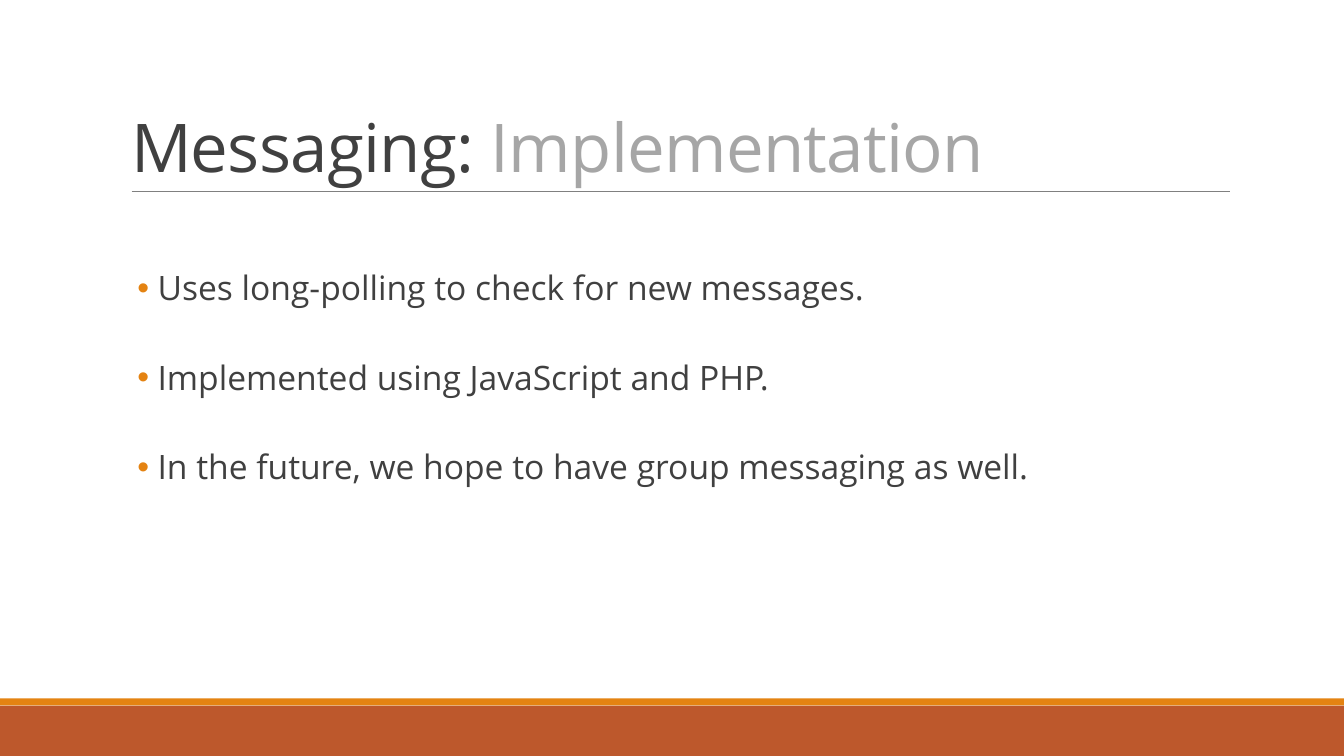
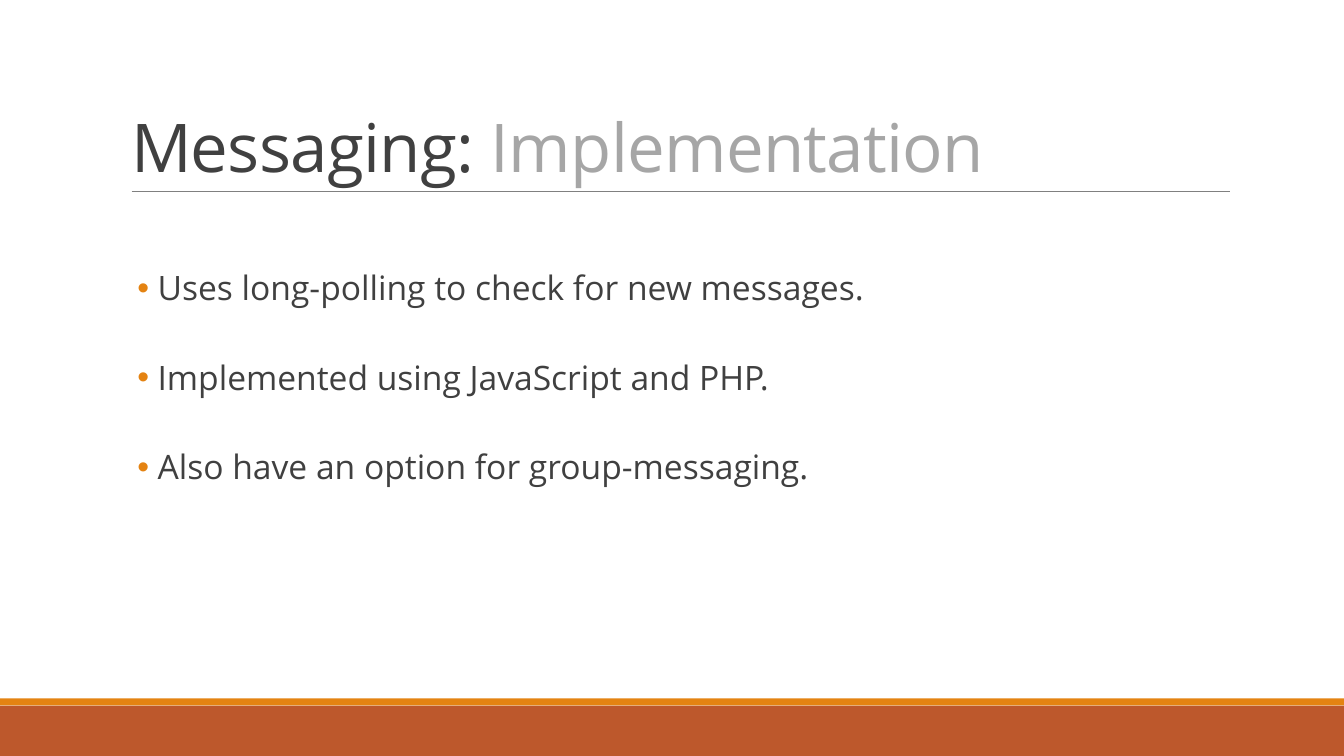
Before and after one commit to dragosthealex/roomies, a slide deck: slide 15 of res/presentation1/final_presentationv2.pptx (slide 14 before the commit). Drawn at 1344x756 pixels with LibreOffice and Linux fonts; fonts in the diff are those of the drawing. Boxes give left, top, right and bottom in pixels: in the first picture for what was removed or moved away, otherwise in the second. Text is boxed around its words. In the diff, an @@ line names an element or a change of style, - is before the commit and + after.

```diff
--- a/res/presentation1/final_presentationv2.pptx
+++ b/res/presentation1/final_presentationv2.pptx
@@ text at (158,453,808,487): text changed @@
-  • In the future, we hope to have group messaging as well.
+  • Also have an option for group-messaging.
```
Also in this commit, not shown: 11 other slides changed, 4 slides added, 3 slides removed.
